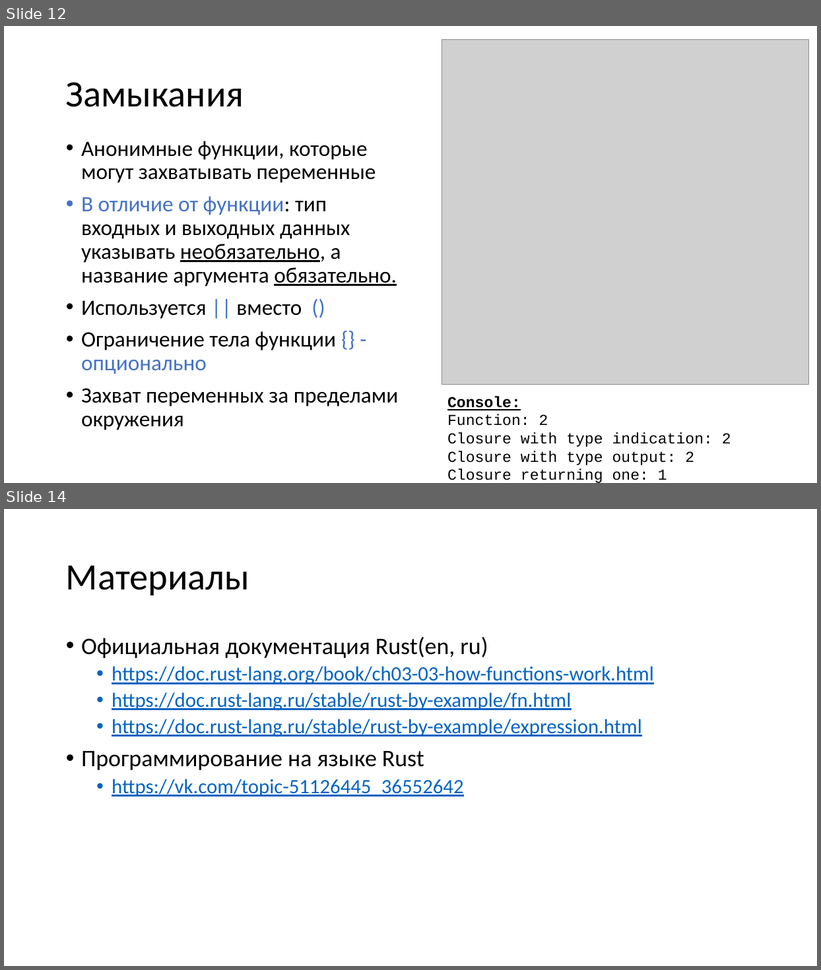
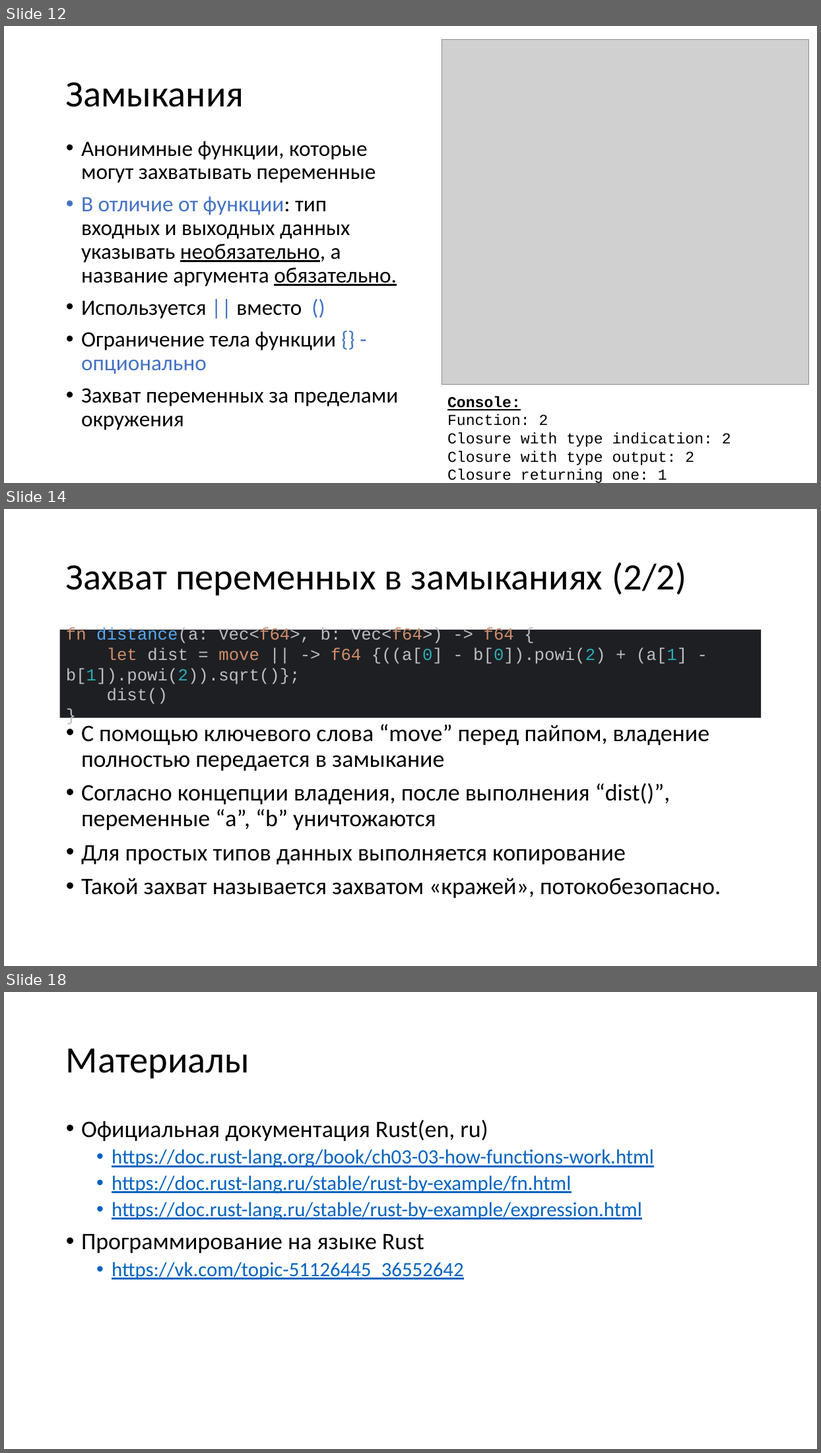
Before and after one commit to Katalien/New-programming-languages, a slide deck: reports/functions/functions.pptx. Shown one above the other, each under a label of ours: slides 12 and 14 before the commit, slides 12, 14 and 18 after it; the slides between them are not shown. The pictures are 821x970 and 821x1453 pixels, drawn with LibreOffice and Linux fonts; fonts in the diff are those of the drawing; grey boxes stand for pictures. Boxes give left, top, right and bottom in pixels: in the first picture for what was removed or moved away, otherwise in the second. Text is boxed around its words. In the diff, an @@ line names an element or a change of style, - is before the commit and + after.

```diff
--- a/reports/functions/functions.pptx
+++ b/reports/functions/functions.pptx
@@ slide 14 added at bbox=[4, 509, 817, 966], background #FFFFFF @@
@@ title added at bbox=[66, 562, 686, 595], 44 pt, text #000000 @@
+Захват переменных в замыканиях (2/2)
@@ rectangle added at bbox=[60, 630, 762, 718], fill #1E1F22, 20 pt, text #BCBEC4 @@
+fn distance(a: Vec<f64>, b: Vec<f64>) -> f64 {
+let dist = move || -> f64 {((a[0] - b[0]).powi(2) + (a[1] - b[1]).powi(2)).sqrt()};
+dist()
+}
@@ text added at bbox=[81, 724, 721, 898], 28 pt, text #000000 @@
+• С помощью ключевого слова “move” перед пайпом, владение полностью передается в замыкание
+• Согласно концепции владения, после выполнения “dist()”, переменные “a”, “b” уничтожаются
+• Для простых типов данных выполняется копирование
+• Такой захват называется захватом «кражей», потокобезопасно.
@@ what was slide 14 is now slide 18 @@
```
Also in this commit, not shown: 4 other slides added, 1 slide removed, 1 other file.
